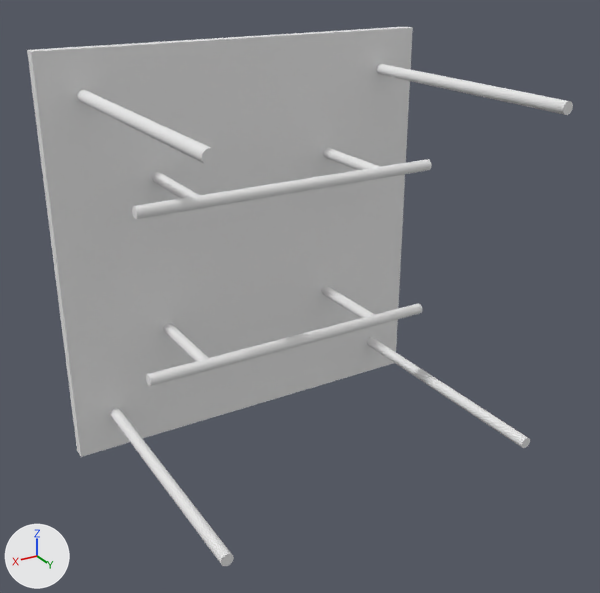
What one commit did to the OBJ model data/selected/01.obj.
One viewpoint serves both versions: a 50 mm camera at (2314.0, 1606.0, 2231.0) aimed at (926.0, -708.0, 1074.0). The lights are fixed; the arrows at lower left show +X, +Y and +Z. Where no turn or scale is listed for an object, it has been applied to the vertices.

Names of what the first picture shows: '01'.
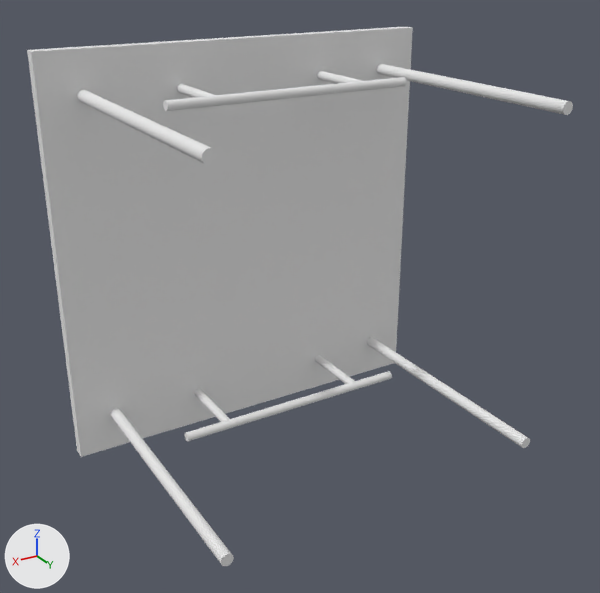
What changed in the scene script:
```text
Change me_01:
    where me_01.from_pydata(...)  # 531 vertices, 1018 faces; spans x 114.0..1638.0, y -1228.0..-195.0, z 380.0..1904.0
    used by ob_01; location = (0.0, 0.0, 0.0)
    me_01 part 1: the loose piece of 54 vertices spanning x 1222.0..1265.0, y -1179.0..-826.0, z 1418.0..1460.0 is scaled about its middle by 0.8, then moved by (-110.0, -35.0, 308.0)
    me_01 part 2: the loose piece of 54 vertices spanning x 289.0..1466.0, y -840.0..-798.0, z 1419.0..1461.0 is scaled about its middle by 0.8, then moved by (-37.0, -72.0, 308.0)
    me_01 part 3: the loose piece of 54 vertices spanning x 496.0..538.0, y -1179.0..-826.0, z 1420.0..1462.0 is scaled about its middle by 0.8, then moved by (36.0, -35.0, 307.0)
    me_01 part 4: the loose piece of 54 vertices spanning x 1222.0..1265.0, y -1179.0..-826.0, z 818.0..860.0 is scaled about its middle by 0.8, then moved by (-110.0, -35.0, -320.0)
    me_01 part 5: the loose piece of 54 vertices spanning x 289.0..1466.0, y -840.0..-798.0, z 819.0..861.0 is scaled about its middle by 0.8, then moved by (-37.0, -72.0, -320.0)
    me_01 part 6: the loose piece of 54 vertices spanning x 496.0..538.0, y -1179.0..-826.0, z 820.0..862.0 is scaled about its middle by 0.8, then moved by (36.0, -35.0, -321.0)
```

Boxes (x1, y1, x2, y2) around the edits, measured in the pictures (600 x 593 px; the box of a moved part takes in the faces that stretch with it):
part 1 of me_01, moved or reshaped
    before: (152, 172, 200, 198)
    after: (177, 84, 215, 98)
part 2 of me_01, moved or reshaped
    before: (132, 159, 432, 219)
    after: (163, 77, 406, 111)
part 3 of me_01, moved or reshaped
    before: (323, 148, 380, 170)
    after: (317, 71, 363, 84)
part 4 of me_01, moved or reshaped
    before: (163, 323, 208, 362)
    after: (194, 389, 230, 422)
part 5 of me_01, moved or reshaped
    before: (146, 303, 422, 386)
    after: (185, 371, 392, 442)
part 6 of me_01, moved or reshaped
    before: (321, 286, 375, 318)
    after: (315, 355, 355, 384)
